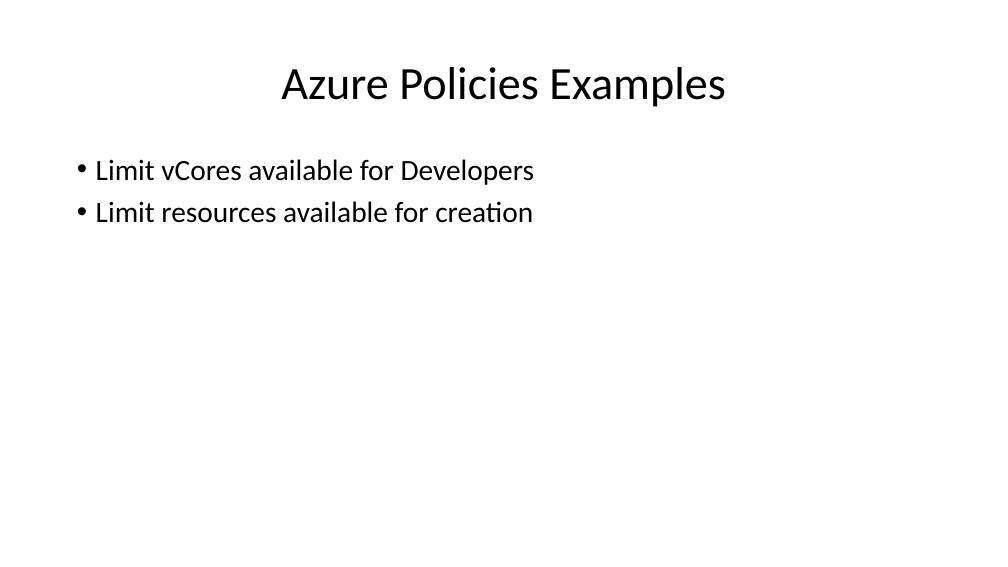
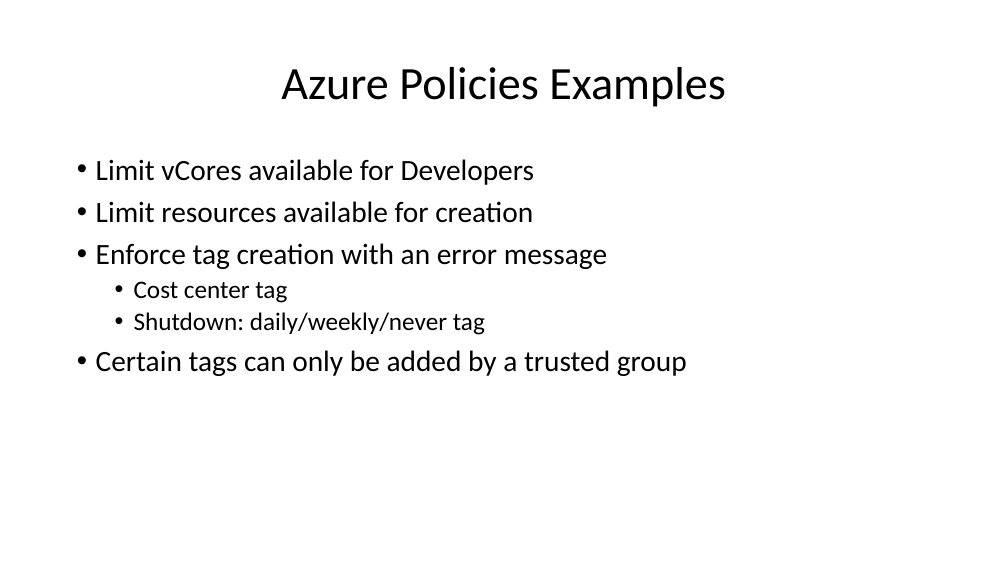
Before and after one commit to peterperov/MSFTCSA, a slide deck: slide 37 of 104-FinOps/Azure FinOps - Introduction.pptx (slide 24 before the commit). Drawn at 1008x567 pixels with LibreOffice and Linux fonts; fonts in the diff are those of the drawing. Boxes give left, top, right and bottom in pixels: in the first picture for what was removed or moved away, otherwise in the second. Text is boxed around its words. In the diff, an @@ line names an element or a change of style, - is before the commit and + after.

```diff
--- a/104-FinOps/Azure FinOps - Introduction.pptx
+++ b/104-FinOps/Azure FinOps - Introduction.pptx
@@ text at [96,243,687,376]: paragraphs added @@
+• Enforce tag creation with an error message
+  • Cost center tag
+  • Shutdown: daily/weekly/never tag
+• Certain tags can only be added by a trusted group
```
Also in this commit, not shown: 10 other slides changed, 15 slides added.
